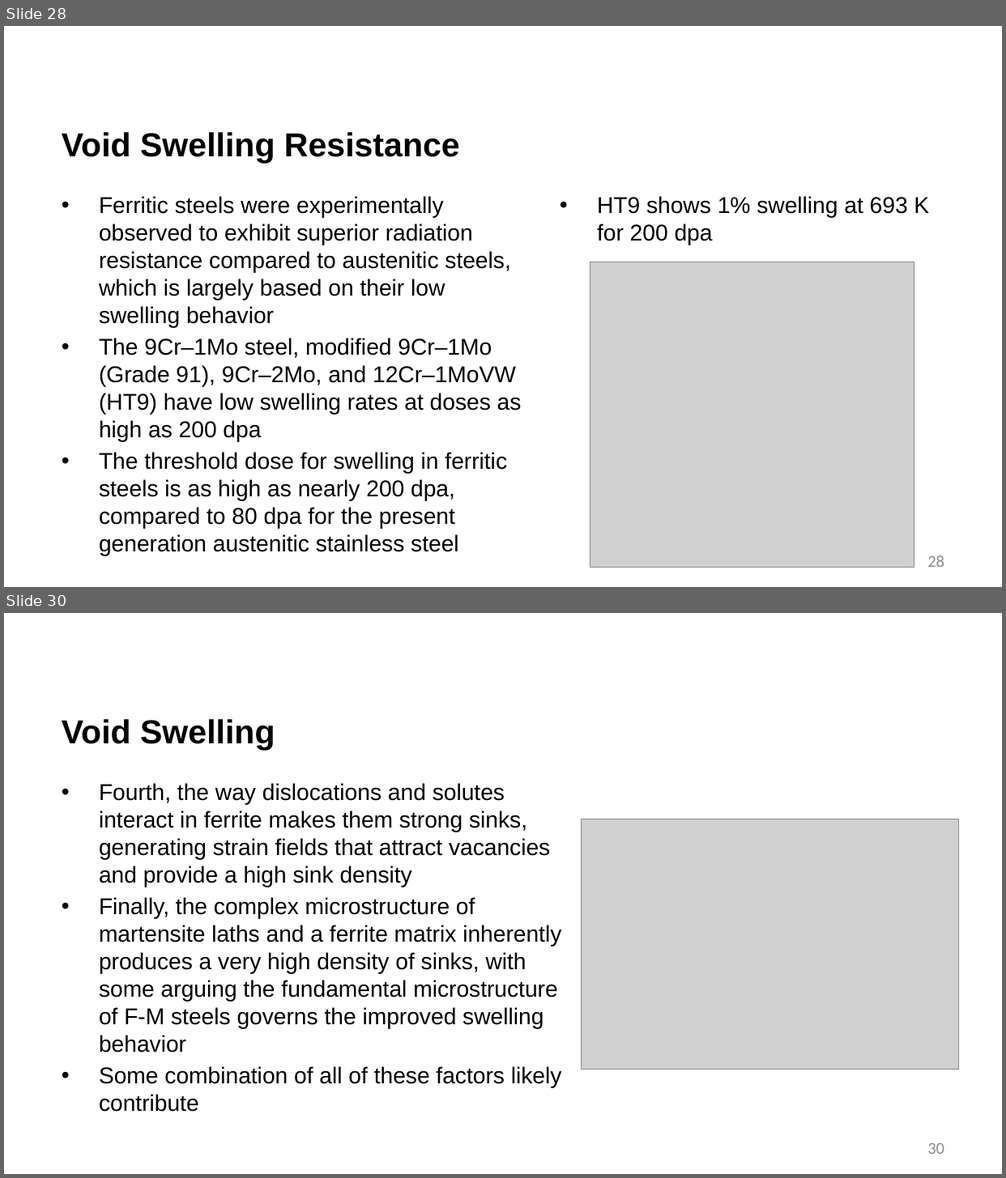
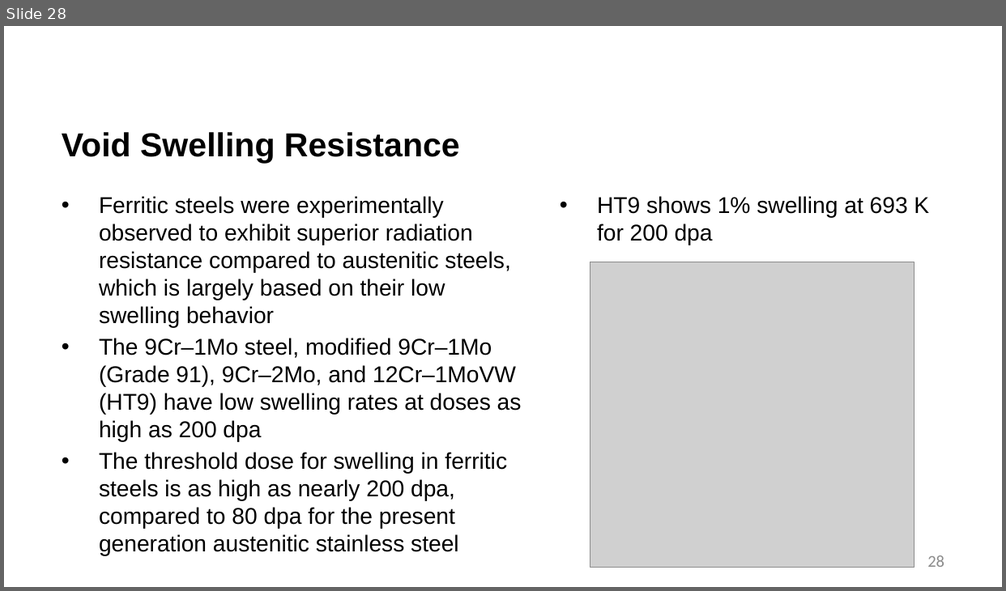
Before and after one commit to benbeeler/TEACHING, a slide deck: Advanced Reactor Materials/Fall2025/Lec18_AdvancedCladding.pptx. Shown one above the other, each under a label of ours: slides 28 and 30 before the commit, slide 28 after it; the slides between them are not shown. The pictures are 1006x1178 and 1006x591 pixels, drawn with LibreOffice and Linux fonts; fonts in the diff are those of the drawing; grey boxes stand for pictures; background and template pictures are left out. Boxes give left, top, right and bottom in pixels: in the first picture for what was removed or moved away, otherwise in the second. Text is boxed around its words. In the diff, an @@ line names an element or a change of style, - is before the commit and + after.

```diff
--- a/Advanced Reactor Materials/Fall2025/Lec18_AdvancedCladding.pptx
+++ b/Advanced Reactor Materials/Fall2025/Lec18_AdvancedCladding.pptx
@@ slide 30 removed at <box>4,613,1002,1174</box>, background #FFFFFF @@
@@ title removed at <box>62,719,275,750</box> @@
-Void Swelling
@@ text removed at <box>99,783,562,1112</box> @@
-• Fourth, the way dislocations and solutes interact in ferrite makes them strong sinks, generating strain fields that attract vacancies and provide a high sink density
-• Finally, the complex microstructure of martensite laths and a ferrite matrix inherently produces a very high density of sinks, with some arguing the fundamental microstructure of F-M steels governs the improved swelling behavior
-• Some combination of all of these factors likely contribute
@@ picture removed at <box>582,820,959,1070</box> @@
@@ page number removed at <box>927,1144,944,1154</box> @@
-30
```
Also in this commit, not shown: 5 slides changed, 2 other slides removed, 12 other files.
